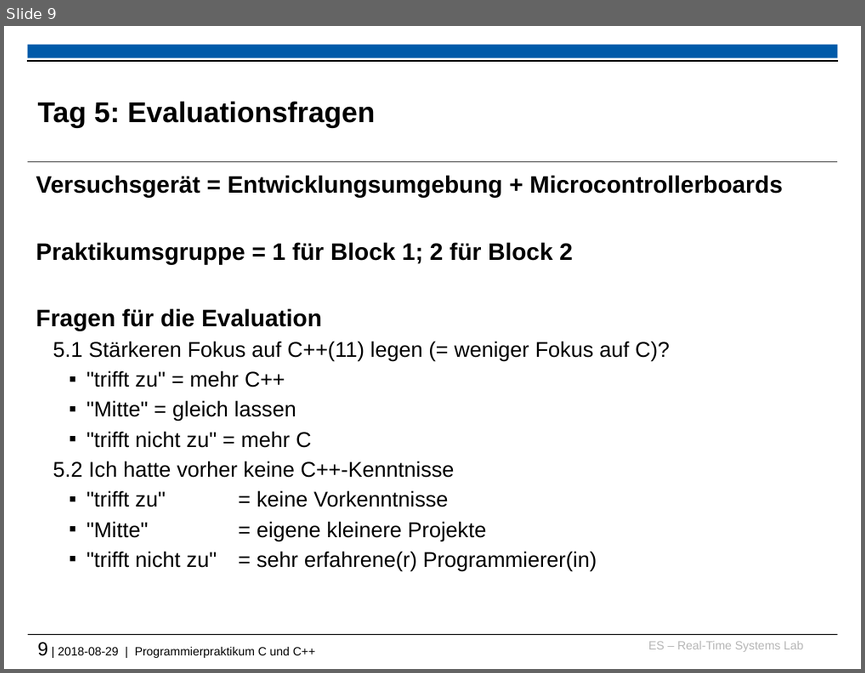
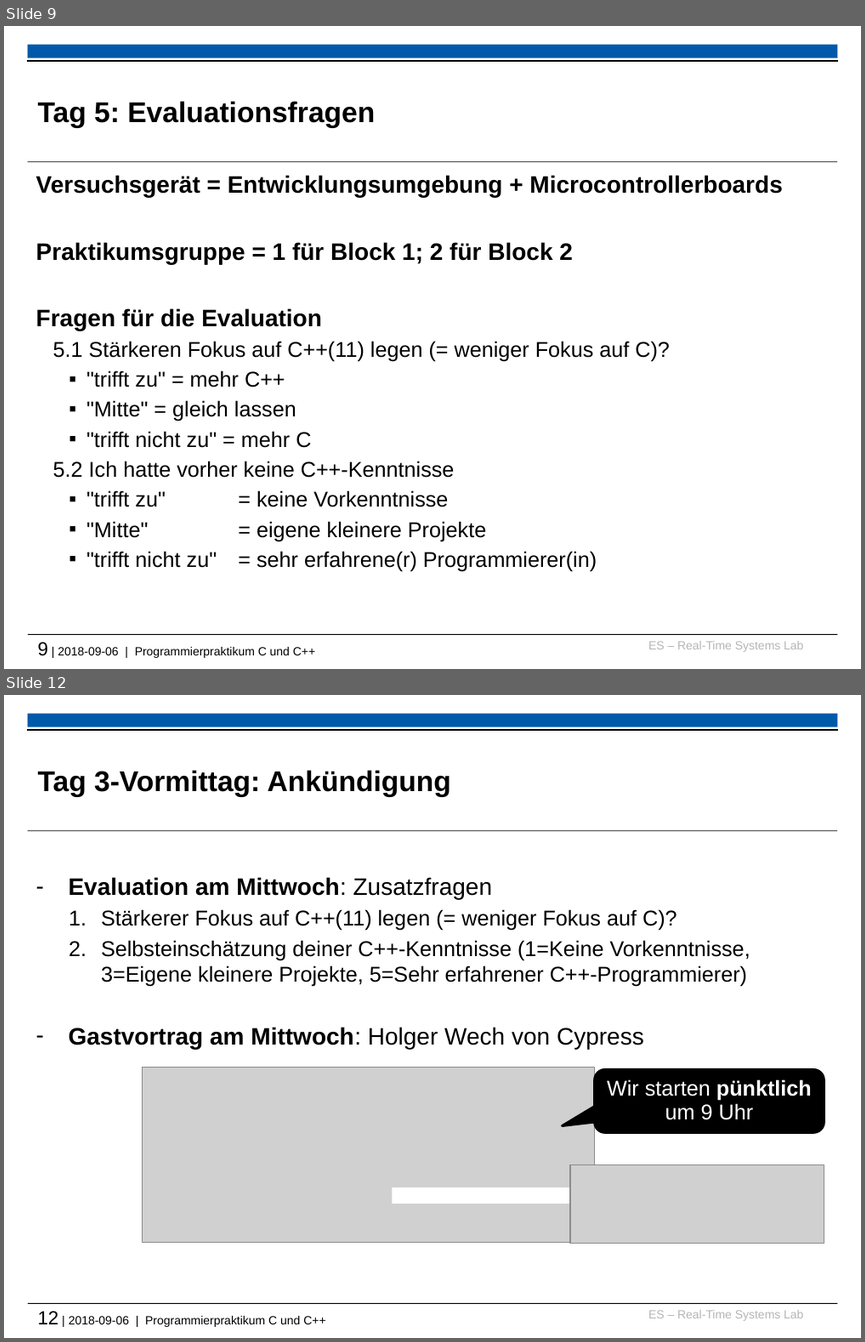
Before and after one commit to Gafielt/tud-cppp, a slide deck: 2018/recap_and_warmup_slides.pptx. Shown one above the other, each under a label of ours: slide 9 before the commit, slides 9 and 12 after it; the slides between them are not shown. The pictures are 865x673 and 865x1342 pixels, drawn with LibreOffice and Linux fonts; fonts in the diff are those of the drawing; grey boxes stand for pictures; background and template pictures are left out. Boxes give left, top, right and bottom in pixels: in the first picture for what was removed or moved away, otherwise in the second. Text is boxed around its words. In the diff, an @@ line names an element or a change of style, - is before the commit and + after.

```diff
--- a/2018/recap_and_warmup_slides.pptx
+++ b/2018/recap_and_warmup_slides.pptx
@@ slide 12 added at <box>4,695,861,1338</box>, background #FFFFFF; not listed: 6 template elements that a slide beside it also shows @@
@@ title added at <box>38,770,451,797</box>, 24 pt, text #000000, bold @@
+Tag 3-Vormittag: Ankündigung
@@ text added at <box>69,877,750,1049</box>, 18 pt, text #000000 @@
+– Evaluation am Mittwoch: Zusatzfragen
+  1. Stärkerer Fokus auf C++(11) legen (= weniger Fokus auf C)?
+  2. Selbsteinschätzung deiner C++-Kenntnisse (1=Keine Vorkenntnisse, 3=Eigene kleinere Projekte, 5=Sehr erfahrener C++-Programmierer)
+– Gastvortrag am Mittwoch: Holger Wech von Cypress
@@ picture added at <box>142,1066,595,1242</box> @@
@@ rounded speech box added at <box>595,1069,824,1133</box>, fill #000000, outline #000000 2 pt, 18 pt, text #FFFFFF @@
+Wir starten pünktlich um 9 Uhr
@@ picture added at <box>570,1164,824,1243</box> @@
@@ rectangle added at <box>392,1187,611,1203</box>, fill #FFFFFF @@
@@ text at <box>38,641,315,658</box>: text changed @@
-9 | 2018-08-29 | Programmierpraktikum C und C++
+9 | 2018-09-06 | Programmierpraktikum C und C++
```
Also in this commit, not shown: 4 other slides added, 22 other files.
